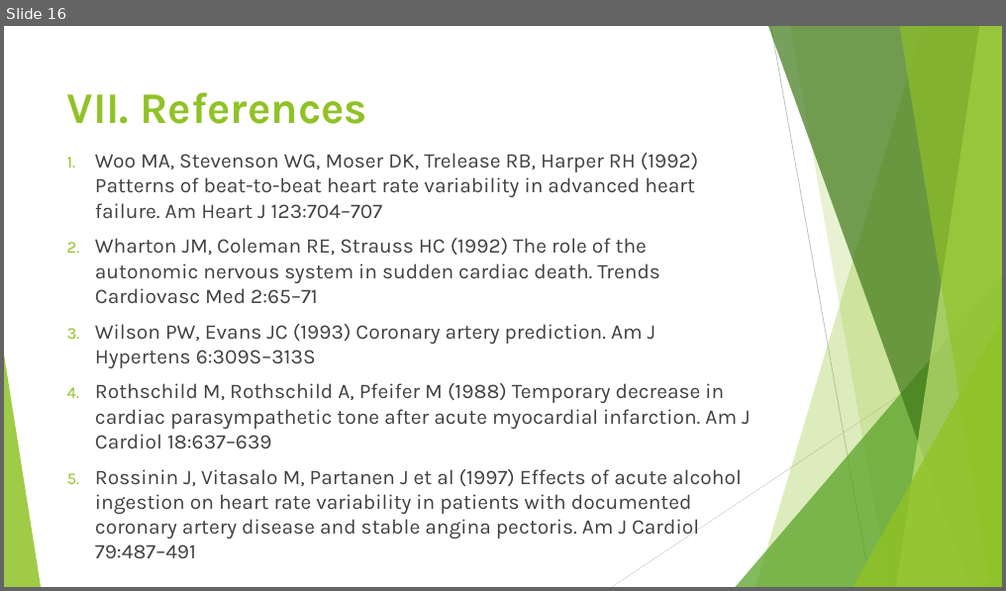
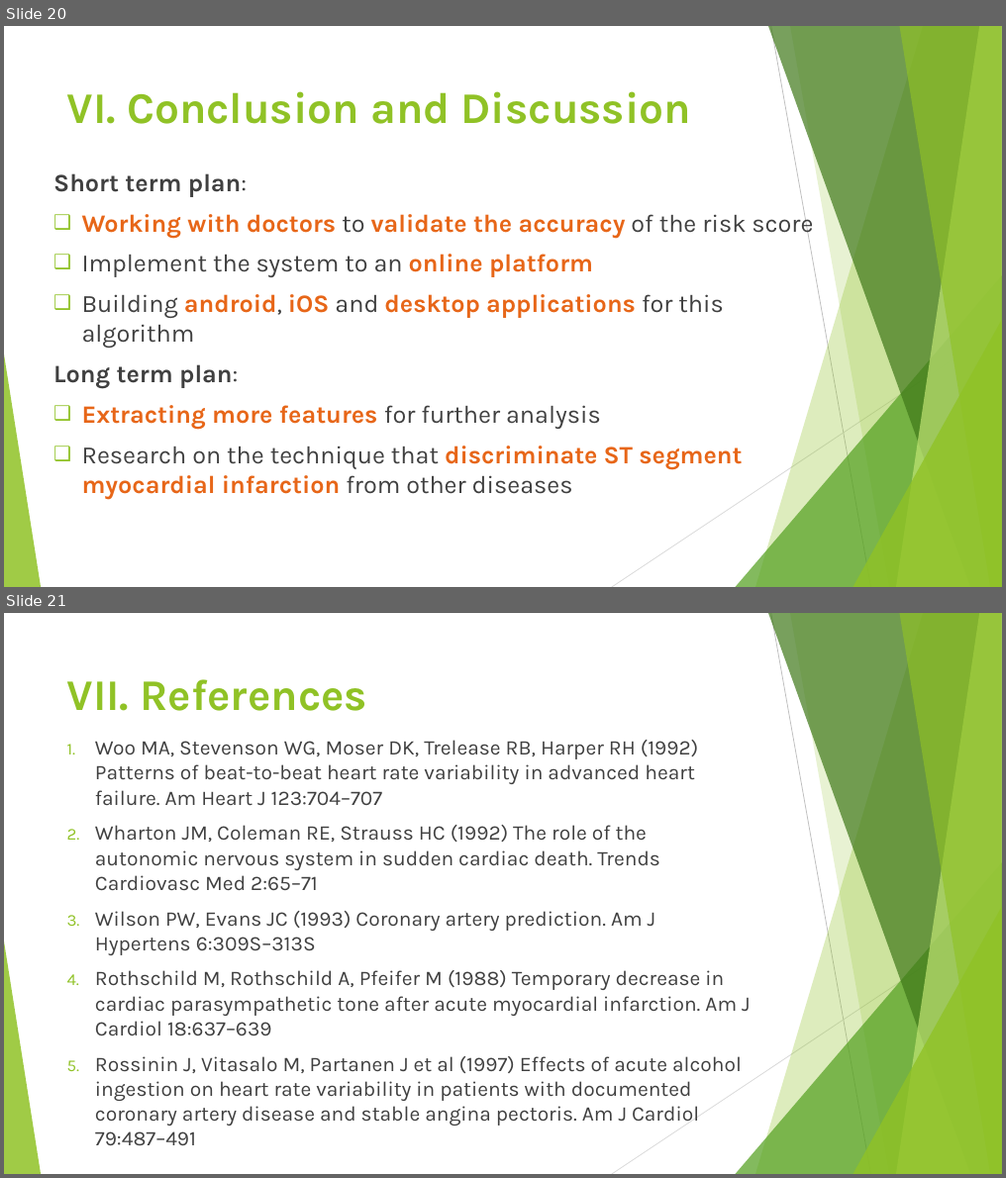
Before and after one commit to nichealpham/MY_THESIS, a slide deck: research/Prethesis/HK2/QUANTIFYING MYOCARDIAL DAMAGE USING ECG SIGNAL.pptx. Shown one above the other, each under a label of ours: slide 16 before the commit, slides 20 and 21 after it. The pictures are 1006x591 and 1006x1178 pixels, drawn with LibreOffice and Linux fonts; fonts in the diff are those of the drawing. Boxes give left, top, right and bottom in pixels: in the first picture for what was removed or moved away, otherwise in the second. Text is boxed around its words. In the diff, an @@ line names an element or a change of style, - is before the commit and + after.

```diff
--- a/research/Prethesis/HK2/QUANTIFYING MYOCARDIAL DAMAGE USING ECG SIGNAL.pptx
+++ b/research/Prethesis/HK2/QUANTIFYING MYOCARDIAL DAMAGE USING ECG SIGNAL.pptx
@@ slide 20 added at (4, 26, 1002, 587), background #FFFFFF; not listed: 10 template elements that a slide beside it also shows @@
@@ title added at (67, 91, 691, 124), 42 pt, text #90C226, bold @@
+VI. Conclusion and Discussion
@@ text added at (54, 174, 813, 499), 24 pt, text #404040, bold @@
+Short term plan:
+❑ Working with doctors to validate the accuracy of the risk score
+❑ Implement the system to an online platform
+❑ Building android, iOS and desktop applications for this algorithm
+Long term plan:
+❑ Extracting more features for further analysis
+❑ Research on the technique that discriminate ST segment myocardial infarction from other diseases
@@ what was slide 16 is now slide 21 @@
```
Also in this commit, not shown: 11 slides changed, 6 other slides added, 2 slides removed, 3 other files.
